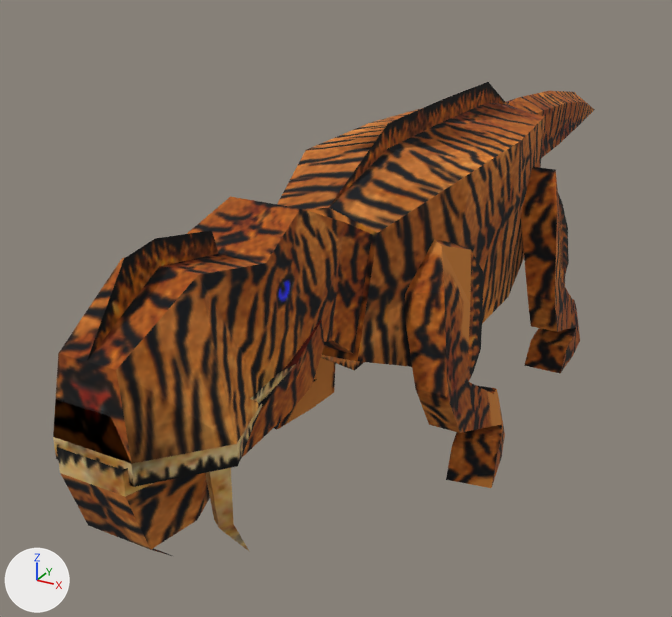
What one commit did to the OBJ model resources/assets/mountainmobs/models/entity/barghest.obj.
The view is the same before and after, from a 50 mm lens placed at (1.56, -3.71, 2.17), pointed at (-0.44, -0.08, 0.35). Lighting does not change. The marker at lower left points along +X, +Y and +Z. Where no turn or scale is listed for an object, it has been applied to the vertices.

Before the edit, the objects in view are built like this:
```python
me_head = bpy.data.meshes.new('Head')
me_head.from_pydata(...)  # 68 vertices, 118 faces; spans x -0.304..0.304, y -2.195..-0.909, z 0.385..1.337
me_head.materials.append(mat_none)  # picture img_barghest_png
me_legleftfront = bpy.data.meshes.new('LegLeftFront')
me_legleftfront.from_pydata(...)  # 40 vertices, 74 faces; spans x 0.263..0.59, y -0.936..-0.215, z -0.002..1.028
me_legleftfront.materials.append(mat_none)  # picture img_barghest_png
# before: 8 (0.349, -0.699, 0.545), 10 (0.475, -0.699, 0.545) at pixel (467, 365), 12 (0.353, -0.647, 0.449), 14 (0.464, -0.647, 0.449) at pixel (468, 381), 23 (0.521, -0.356, 0.121) at pixel (501, 424)
# before: 25 (0.349, -0.256, -0.001), 27 (0.499, -0.23, -0.001) at pixel (504, 434), 28 (0.375, -0.501, 0.124), 29 (0.558, -0.468, 0.124) at pixel (501, 438), 30 (0.365, -0.445, -0.001)
# before: 31 (0.548, -0.413, -0.001) at pixel (501, 457), 32 (0.392, -0.6, 0.107) at pixel (451, 446), 33 (0.576, -0.567, 0.107) at pixel (496, 454), 34 (0.407, -0.681, -0.002) at pixel (446, 479), 35 (0.59, -0.649, -0.002) at pixel (491, 488)
me_legrightfront = bpy.data.meshes.new('LegRightFront')
me_legrightfront.from_pydata(...)  # 40 vertices, 74 faces; spans x -0.59..-0.263, y -0.936..-0.215, z -0.002..1.028
me_legrightfront.materials.append(mat_none)  # picture img_barghest_png
# before: 8 (-0.349, -0.699, 0.545), 10 (-0.475, -0.699, 0.545), 12 (-0.353, -0.647, 0.449), 14 (-0.464, -0.647, 0.449), 23 (-0.521, -0.356, 0.121)
# before: 25 (-0.349, -0.256, -0.001) at pixel (334, 392), 27 (-0.499, -0.23, -0.001), 28 (-0.375, -0.501, 0.124), 29 (-0.558, -0.468, 0.124), 30 (-0.365, -0.445, -0.001) at pixel (311, 408)
# before: 31 (-0.548, -0.413, -0.001), 32 (-0.392, -0.6, 0.107), 33 (-0.576, -0.567, 0.107), 34 (-0.407, -0.681, -0.002) at pixel (276, 429), 35 (-0.59, -0.649, -0.002)
ob_head = bpy.data.objects.new('Head', me_head)
ob_head.location = (0.0, 0.0, 0.0)
ob_legleftfront = bpy.data.objects.new('LegLeftFront', me_legleftfront)
ob_legleftfront.location = (0.0, 0.0, 0.0)
ob_legrightfront = bpy.data.objects.new('LegRightFront', me_legrightfront)
ob_legrightfront.location = (0.0, 0.0, 0.0)
# also in view: 'LegLeftBack' at (0.4, 0.51, 0.51); 'Tail' at (0.0, 1.87, 1.01); 'Body' at (0.0, -0.06, 0.89); 'Mouth' at (0.0, -1.75, 0.67)
```
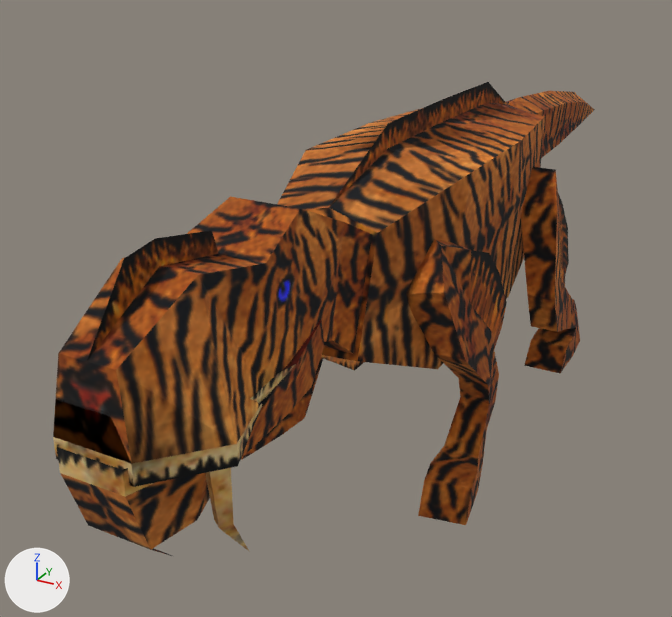
Commit message: New Barghest Model Corrected the front legs.

Pixel boxes [x1, y1, x2, y2] of what changed, in the pictures (672 x 617 px; the box of a moved part takes in the faces that stretch with it):
'LegLeftFront', reshaped, surface changed (15% taller): before [404, 239, 505, 488]; after [405, 239, 507, 525]
'LegRightFront', reshaped: before [274, 358, 336, 430]; after [241, 358, 323, 459]
part 1 of me_legleftfront, moved or reshaped: before [404, 251, 505, 488]; after [406, 250, 507, 525]
part 2 of me_legleftfront, surface changed: [405, 239, 471, 304] in both

The change, as a list of edits to the scene's bpy script:
```text
Change me_legleftfront:
    remove me_legleftfront.from_pydata(...)  # 40 vertices, 74 faces; spans x 0.263..0.59, y -0.936..-0.215, z -0.002..1.028
    add me_legleftfront.from_pydata(...)  # 40 vertices, 74 faces; spans x 0.263..0.59, y -0.959..-0.251, z -0.002..1.028
    me_legleftfront part 1
    add for i in [23, 25, *range(27, 36)]: me_legleftfront.vertices[i].co += Vector((0.0, -0.277, 0.0))
    add for i in [8, 10, 12, 14]: me_legleftfront.vertices[i].co += Vector((0.0, 0.284, 0.014))
    me_legleftfront.vertices[9].co: (0.365, -0.936, 0.53) -> (0.365, -0.771, 0.602)  # pixel (415, 388) -> pixel (434, 353)
    me_legleftfront.vertices[11].co: (0.491, -0.936, 0.53) -> (0.491, -0.771, 0.602)  # pixel (447, 396) -> pixel (465, 360)
    me_legleftfront.vertices[13].co: (0.383, -0.834, 0.331) -> (0.383, -0.544, 0.396)  # pixel (429, 424) -> pixel (458, 378)
    me_legleftfront.vertices[15].co: (0.51, -0.834, 0.331) -> (0.51, -0.544, 0.396)  # pixel (459, 432) -> pixel (488, 385)
    me_legleftfront.vertices[16].co: (0.372, -0.353, 0.254) -> (0.372, -0.3, 0.326)
    me_legleftfront.vertices[17].co: (0.375, -0.517, 0.186) -> (0.375, -0.487, 0.28)  # not seen -> pixel (460, 396)
    me_legleftfront.vertices[18].co: (0.473, -0.353, 0.254) -> (0.473, -0.3, 0.326)  # pixel (493, 394) -> pixel (499, 373)
    me_legleftfront.vertices[19].co: (0.502, -0.517, 0.186) -> (0.502, -0.487, 0.28)  # pixel (485, 427) -> pixel (489, 404)
    me_legleftfront.vertices[20].co: (0.365, -0.296, 0.243) -> (0.363, -0.333, 0.215)  # pixel (474, 385) -> not seen
    me_legleftfront.vertices[21].co: (0.371, -0.383, 0.121) -> (0.371, -0.633, 0.121)  # not seen -> pixel (444, 445)
    me_legleftfront.vertices[22].co: (0.46, -0.28, 0.243) -> (0.475, -0.329, 0.204)  # pixel (496, 388) -> pixel (495, 402)
    me_legleftfront.vertices[24].co: (0.353, -0.232, 0.182) -> (0.358, -0.404, 0.138)
    me_legleftfront.vertices[26].co: (0.448, -0.215, 0.182) -> (0.47, -0.399, 0.127)  # pixel (498, 393) -> pixel (487, 424)
    me_legleftfront.vertices[36].co: (0.437, -0.466, 0.688) -> (0.437, -0.288, 0.773)  # pixel (482, 307) -> pixel (499, 273)
    me_legleftfront.vertices[37].co: (0.416, -0.429, 0.826) -> (0.416, -0.368, 0.882)  # pixel (483, 271) -> pixel (489, 253)
    me_legleftfront.vertices[38].co: (0.466, -0.536, 0.542) -> (0.466, -0.251, 0.632)  # pixel (480, 349) -> pixel (506, 303)
    me_legleftfront.vertices[39].co: (0.458, -0.585, 0.457) -> (0.458, -0.264, 0.531)  # pixel (473, 373) -> pixel (502, 326)
    me_legleftfront part 2: texture (UV) coordinates of 70 of 74 faces, centred in x 0.293..0.571, y -0.908..-0.234, z 0.034..0.998, changed; they spanned u 0.67..0.99, v 0.63..0.99 and now span u 0.63..0.99, v 0.63..0.97
Change me_legrightfront:
    where me_legrightfront.from_pydata(...)  # 40 vertices, 74 faces; spans x -0.59..-0.263, y -0.936..-0.215, z -0.002..1.028
    me_legrightfront part 3
    add for i in [23, 25, *range(27, 36)]: me_legrightfront.vertices[i].co += Vector((0.0, -0.277, 0.0))
    add for i in [8, 10, 12, 14]: me_legrightfront.vertices[i].co += Vector((0.0, 0.284, 0.014))
    me_legrightfront.vertices[9].co: (-0.365, -0.936, 0.53) -> (-0.365, -0.771, 0.602)
    me_legrightfront.vertices[11].co: (-0.491, -0.936, 0.53) -> (-0.491, -0.771, 0.602)
    me_legrightfront.vertices[13].co: (-0.383, -0.834, 0.331) -> (-0.383, -0.544, 0.396)
    me_legrightfront.vertices[15].co: (-0.51, -0.834, 0.331) -> (-0.51, -0.544, 0.396)
    me_legrightfront.vertices[16].co: (-0.372, -0.353, 0.254) -> (-0.372, -0.3, 0.326)
    me_legrightfront.vertices[17].co: (-0.375, -0.517, 0.186) -> (-0.375, -0.487, 0.28)
    me_legrightfront.vertices[18].co: (-0.473, -0.353, 0.254) -> (-0.473, -0.3, 0.326)
    me_legrightfront.vertices[19].co: (-0.502, -0.517, 0.186) -> (-0.502, -0.487, 0.28)
    me_legrightfront.vertices[20].co: (-0.365, -0.296, 0.243) -> (-0.363, -0.333, 0.215)
    me_legrightfront.vertices[21].co: (-0.371, -0.383, 0.121) -> (-0.371, -0.633, 0.121)  # pixel (316, 379) -> not seen
    me_legrightfront.vertices[22].co: (-0.46, -0.28, 0.243) -> (-0.475, -0.329, 0.204)
    me_legrightfront.vertices[24].co: (-0.353, -0.232, 0.182) -> (-0.358, -0.404, 0.138)  # not seen -> pixel (317, 378)
    me_legrightfront.vertices[26].co: (-0.448, -0.215, 0.182) -> (-0.47, -0.399, 0.127)
    me_legrightfront.vertices[36].co: (-0.437, -0.466, 0.688) -> (-0.437, -0.288, 0.773)
    me_legrightfront.vertices[37].co: (-0.416, -0.429, 0.826) -> (-0.416, -0.368, 0.882)
    me_legrightfront.vertices[38].co: (-0.466, -0.536, 0.542) -> (-0.466, -0.251, 0.632)
    me_legrightfront.vertices[39].co: (-0.458, -0.585, 0.457) -> (-0.458, -0.264, 0.531)
```
